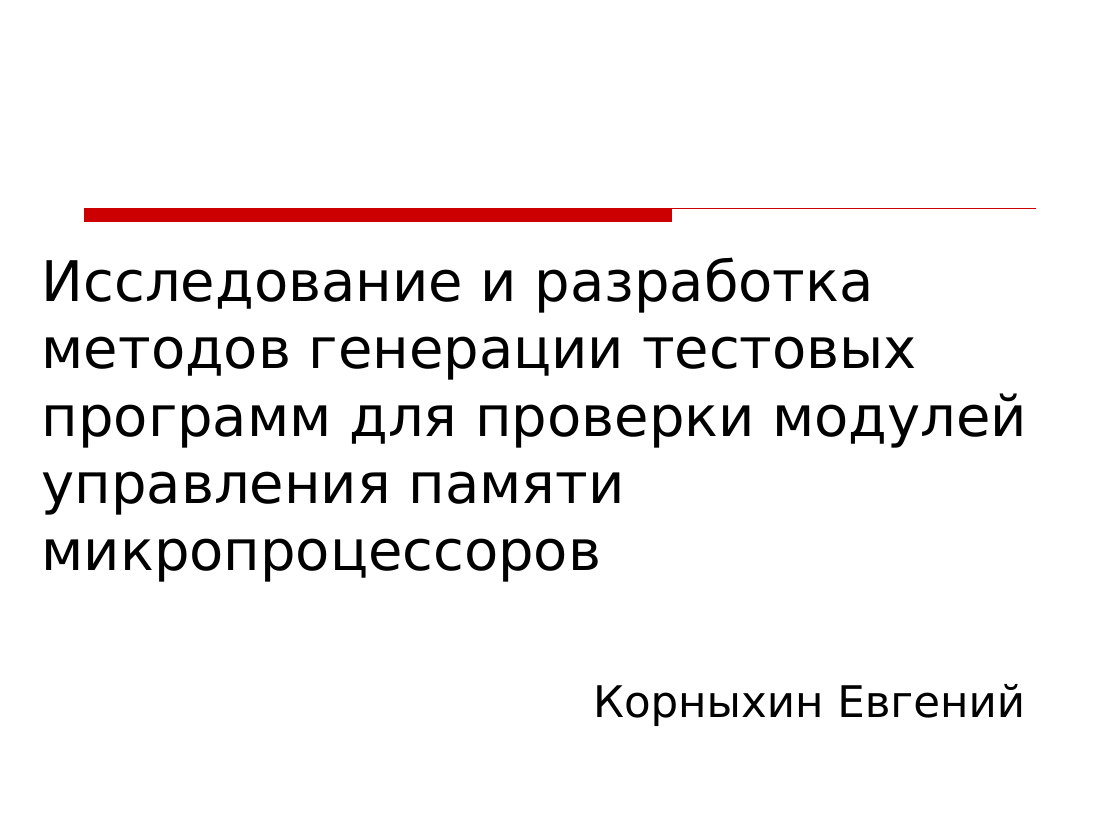
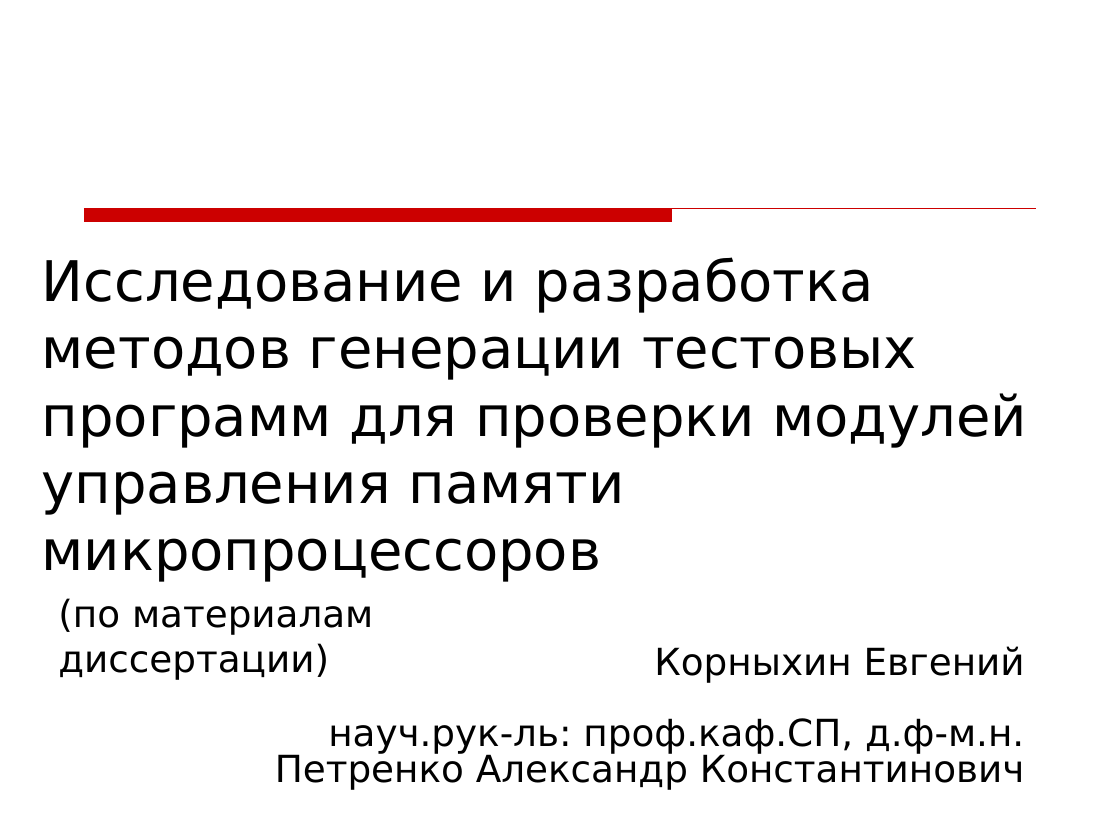
Before and after one commit to kornevgen/tesla-project, a slide deck: slide 1 of papers/THESIS/talks/Oct13 - ISP/isp-slides2.ppt. Drawn at 1120x840 pixels with LibreOffice and Linux fonts; fonts in the diff are those of the drawing; background and template pictures are left out. Boxes give left, top, right and bottom in pixels: in the first picture for what was removed or moved away, otherwise in the second. Text is boxed around its words. In the diff, an @@ line names an element or a change of style, - is before the commit and + after.

```diff
--- a/papers/THESIS/talks/Oct13 - ISP/isp-slides2.ppt
+++ b/papers/THESIS/talks/Oct13 - ISP/isp-slides2.ppt
@@ text added at [58, 598, 373, 680], 24 pt, text #000000 @@
+(по материалам диссертации)
@@ subtitle at [275, 646, 1025, 790]: text changed; size 28 to 24 pt @@
-Корныхин Евгений
+Корныхин Евгений
+науч.рук-ль: проф.каф.СП, д.ф-м.н.
+Петренко Александр Константинович
```
Also in this commit, not shown: 3 other slides changed, 3 slides added.
